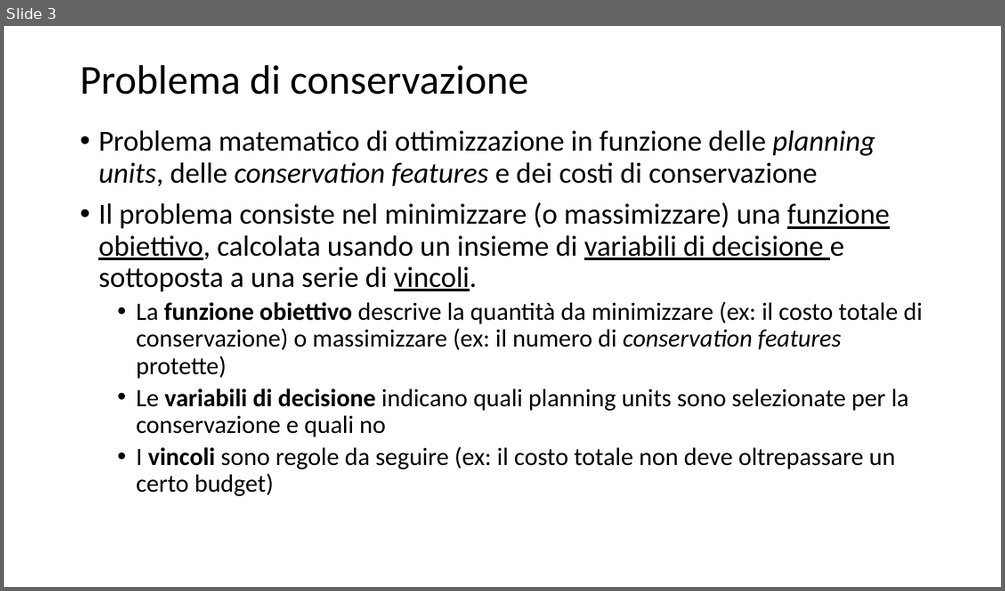
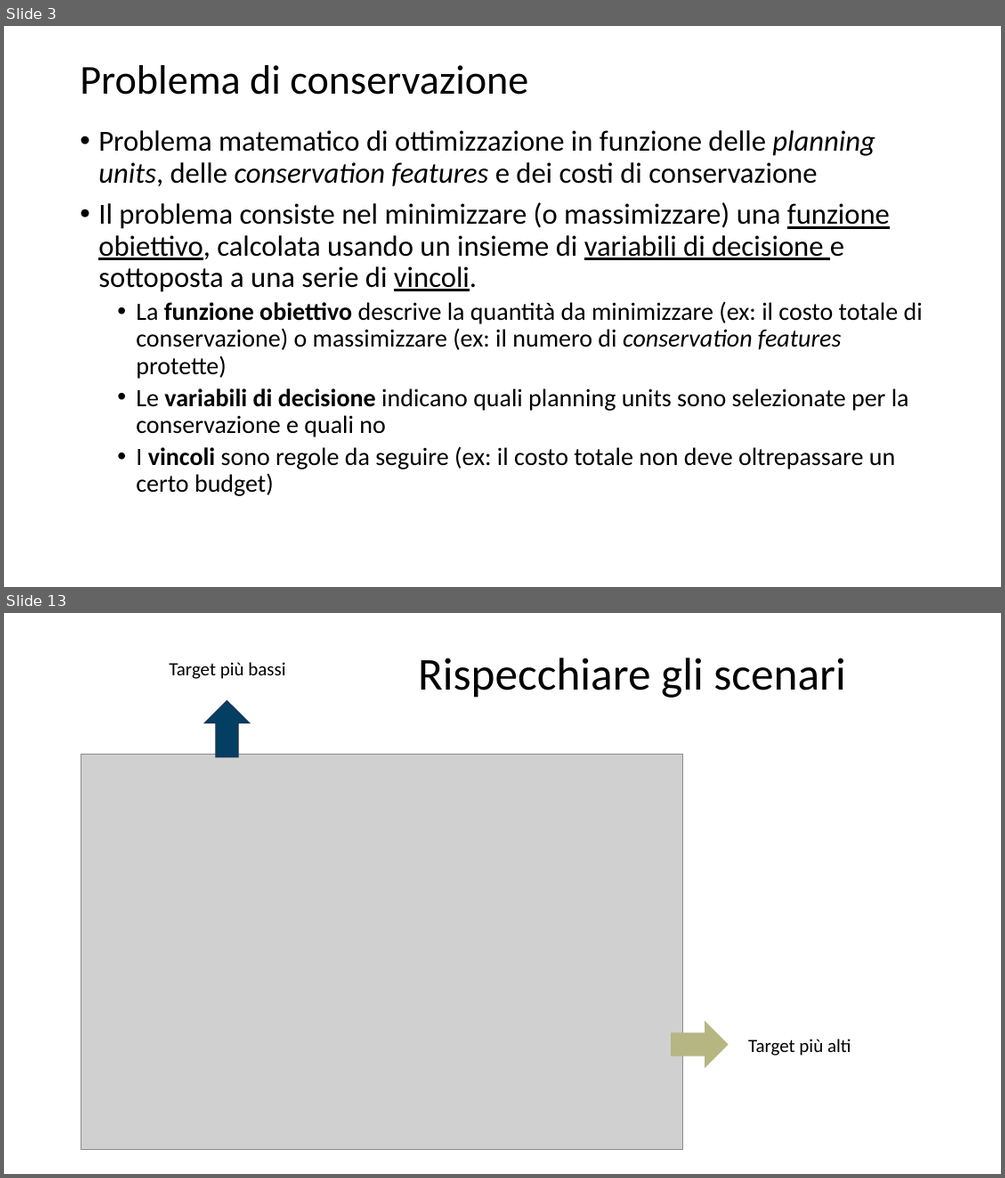
Before and after one commit to MarcoAndrello/prioritizr-spoke-2, a slide deck: Pres.pptx. Shown one above the other, each under a label of ours: slide 3 before the commit, slides 3 and 13 after it; the slides between them are not shown. The pictures are 1005x591 and 1005x1178 pixels, drawn with LibreOffice and Linux fonts; fonts in the diff are those of the drawing; grey boxes stand for pictures. Boxes give left, top, right and bottom in pixels: in the first picture for what was removed or moved away, otherwise in the second. Text is boxed around its words. In the diff, an @@ line names an element or a change of style, - is before the commit and + after.

```diff
--- a/Pres.pptx
+++ b/Pres.pptx
@@ slide 13 added at [4,613,1001,1174], background #FFFFFF @@
@@ text added at [169,662,285,679], 18 pt, text #000000 @@
+Target più bassi
@@ title added at [418,657,845,698], 44 pt, text #000000 @@
+Rispecchiare gli scenari
@@ up arrow added at [204,700,250,756], fill #033F63, outline #1E3256 1 pt @@
@@ picture added at [81,754,682,1149] @@
@@ up arrow added at [672,1022,728,1067], fill #B5B682, outline #B5B682 1 pt @@
@@ text added at [748,1038,851,1055], 18 pt, text #000000 @@
+Target più alti
```
Also in this commit, not shown: 2 slides changed, 15 other slides added, 8 slides removed, 2 other files.
